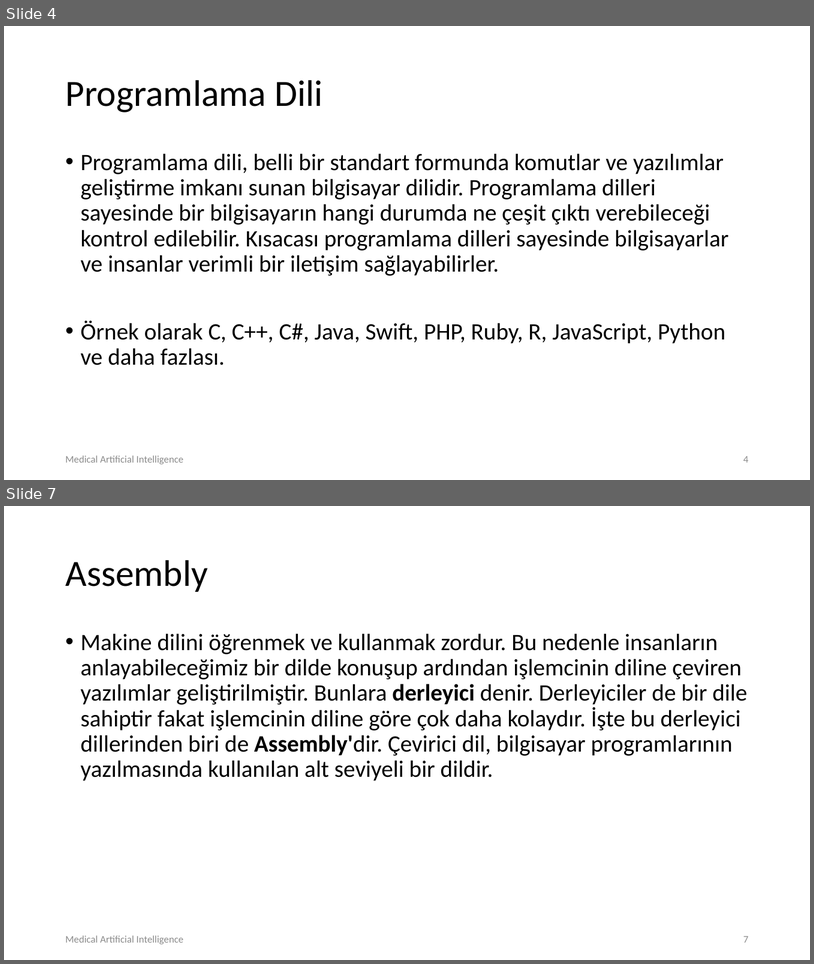
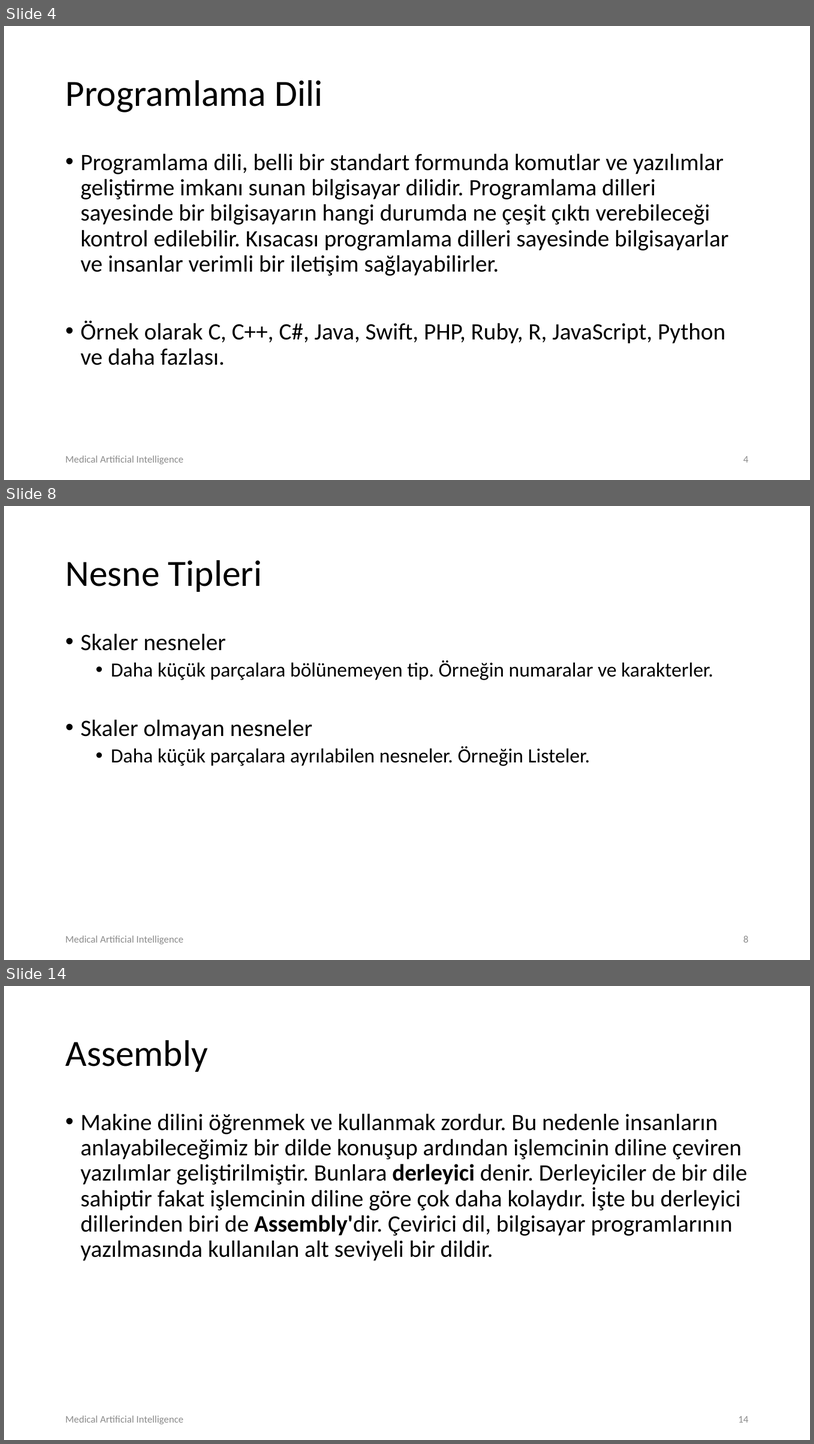
Before and after one commit to MAIClub/maiWorkshops19, a slide deck: Introduction to Python /lec01.pptx. Shown one above the other, each under a label of ours: slides 4 and 7 before the commit, slides 4, 8 and 14 after it; the slides between them are not shown. The pictures are 814x964 and 814x1444 pixels, drawn with LibreOffice and Linux fonts; fonts in the diff are those of the drawing; background and template pictures are left out. Boxes give left, top, right and bottom in pixels: in the first picture for what was removed or moved away, otherwise in the second. Text is boxed around its words. In the diff, an @@ line names an element or a change of style, - is before the commit and + after.

```diff
--- a/Introduction to Python /lec01.pptx
+++ b/Introduction to Python /lec01.pptx
@@ slide 8 added at [4, 506, 810, 960], background #FFFFFF @@
@@ title added at [65, 560, 263, 592], 44 pt, text #000000 @@
+Nesne Tipleri
@@ text added at [81, 633, 714, 766], 24 pt, text #000000 @@
+• Skaler nesneler
+  • Daha küçük parçalara bölünemeyen tip. Örneğin numaralar ve karakterler.
+• Skaler olmayan nesneler
+  • Daha küçük parçalara ayrılabilen nesneler. Örneğin Listeler.
@@ text added at [65, 935, 184, 944], 12 pt, text #8C8C8C @@
+Medical Artificial Intelligence
@@ page number added at [744, 935, 749, 942], 12 pt, text #8C8C8C @@
+8
@@ what was slide 7 is now slide 14 @@
@@ page number at [738, 1416, 749, 1422]: text changed @@
-7
+14
```
Also in this commit, not shown: 3 slides changed, 6 other slides added.
